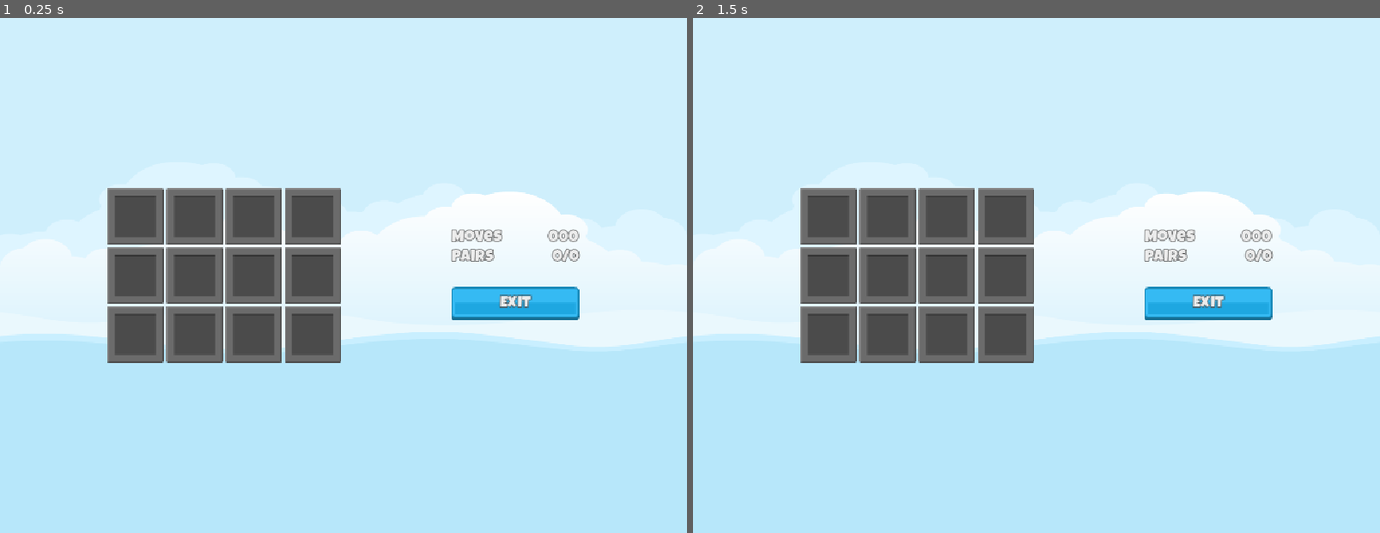
Above: before the commit, frames 1-2 (left to right).
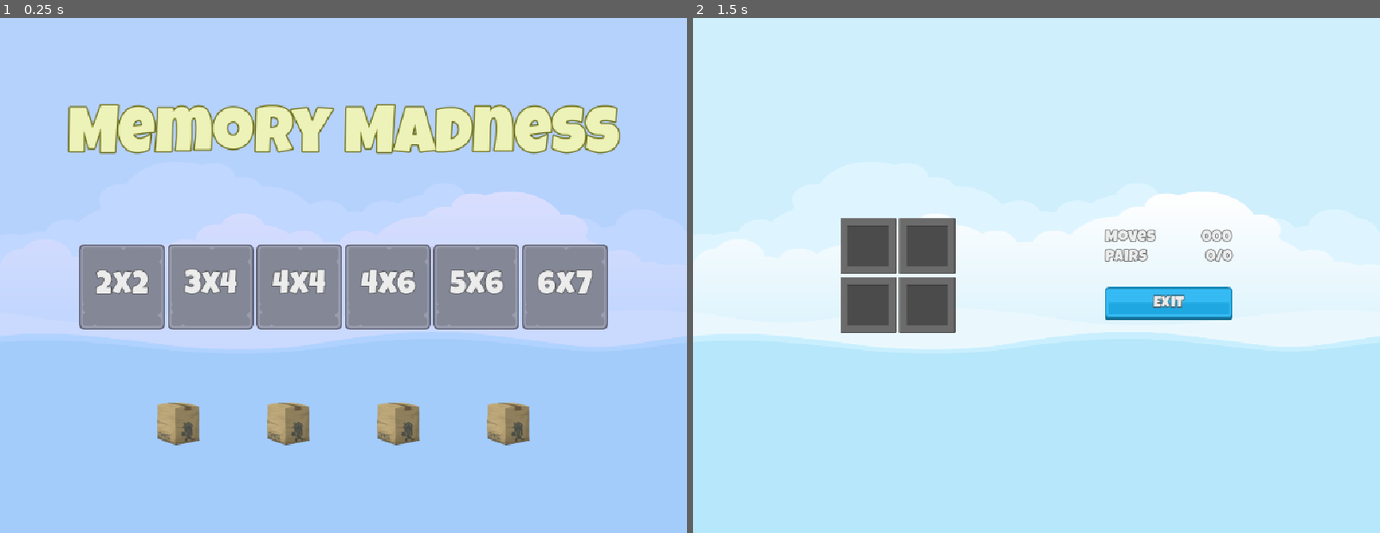
Above: after the commit, the same moments.

Repository: TaylorHobbs11/Godot_Practice
Game: Godot game, scene res://Scenes/Master/master.tscn
The game is run twice, just before and just after one commit, with the same random seed, the same clock (stepped at 60 frames per second) and the same inputs.
Inputs (mouse positions are in pixels of both pictures, inside the frame that each line leads up to):
- Up to frame 1 (0.25 s): no input
- Up to frame 2 (1.5 s): click (830, 218) at 0.52 s; click (816, 285) at 1.25 s, where only the run after the commit has a clickable "2x2"

The runs differ from the first frame. In frame 1, 99% of the frame differs, in the area x 0-100%, y 0-100%; in frame 2, 11%.

Commit message:
added the ability to switch from main scene to game scene and vice versa

Diff:
--- /dev/null
+++ b/memory-madness/Classes/LevelSettings.gd
@@ -0,0 +1,13 @@
+class_name LevelSetting extends Resource
+
+@export var rows: int = 2
+@export var columns: int = 2
+
+var total_tiles: int:
+	get: return rows * columns
+
+var target_pairs: int:
+	get: return total_tiles / 2
+
+func _to_string() -> String:
+	return "%dx%d" % [rows, columns]
--- a/memory-madness/Globals/SignalHub.gd
+++ b/memory-madness/Globals/SignalHub.gd
@@ -1,11 +1,10 @@
 extends Node
 
+signal on_level_selected(level_setting: LevelSetting)
+signal on_game_exit_pressed
 
-# Called when the node enters the scene tree for the first time.
-func _ready() -> void:
-	pass # Replace with function body.
+func emit_on_level_selected(level_setting: LevelSetting) -> void:
+	on_level_selected.emit(level_setting)
 
-
-# Called every frame. 'delta' is the elapsed time since the previous frame.
-func _process(delta: float) -> void:
-	pass
+func emit_on_game_exit_pressed() -> void:
+	on_game_exit_pressed.emit()
--- /dev/null
+++ b/memory-madness/Scenes/Game/game.gd
@@ -0,0 +1,22 @@
+extends Control
+
+const MEMORY_TILE = preload("res://Scenes/memory_tile.tscn")
+@onready var grid_container: GridContainer = $HBoxContainer/GridContainer
+
+# Called when the node enters the scene tree for the first time.
+func _ready() -> void:
+	SignalHub.on_level_selected.connect(on_level_selected)
+
+
+
+func on_level_selected(level_setting: LevelSetting) -> void:
+	grid_container.columns = level_setting.columns
+	for i in range(level_setting.total_tiles):
+		var mt: MemoryTile = MEMORY_TILE.instantiate()
+		grid_container.add_child(mt)
+
+
+func _on_exit_button_pressed() -> void:
+	for tile in grid_container.get_children():
+		tile.queue_free()
+		SignalHub.emit_on_game_exit_pressed()
--- a/memory-madness/Scenes/Game/game.tscn
+++ b/memory-madness/Scenes/Game/game.tscn
@@ -1,6 +1,6 @@
 [gd_scene format=3 uid="uid://bwliesedvreqm"]
 
-[ext_resource type="PackedScene" uid="uid://cff6b5tvehowi" path="res://Scenes/memory_tile.tscn" id="1_ciybh"]
+[ext_resource type="Script" uid="uid://cxcqq1fjksdwy" path="res://Scenes/Game/game.gd" id="1_flgk0"]
 [ext_resource type="LabelSettings" uid="uid://bnrivf73l5gum" path="res://Resources/LabelWhite24.tres" id="2_flgk0"]
 [ext_resource type="Texture2D" uid="uid://c5sg10ux4bnqk" path="res://Assets/ui/blue_button00.png" id="3_vifcx"]
 [ext_resource type="Texture2D" uid="uid://x2c11ohulhnx" path="res://Assets/ui/green_button00.png" id="4_xfil1"]
@@ -13,6 +13,7 @@
 anchor_bottom = 1.0
 grow_horizontal = 2
 grow_vertical = 2
+script = ExtResource("1_flgk0")
 
 [node name="HBoxContainer" type="HBoxContainer" parent="." unique_id=94724542]
 layout_mode = 1
@@ -30,42 +31,6 @@
 layout_mode = 2
 size_flags_vertical = 4
 columns = 4
-
-[node name="MemoryTile" parent="HBoxContainer/GridContainer" unique_id=1250406833 instance=ExtResource("1_ciybh")]
-layout_mode = 2
-
-[node name="MemoryTile2" parent="HBoxContainer/GridContainer" unique_id=1958407276 instance=ExtResource("1_ciybh")]
-layout_mode = 2
-
-[node name="MemoryTile3" parent="HBoxContainer/GridContainer" unique_id=1460411754 instance=ExtResource("1_ciybh")]
-layout_mode = 2
-
-[node name="MemoryTile4" parent="HBoxContainer/GridContainer" unique_id=626409072 instance=ExtResource("1_ciybh")]
-layout_mode = 2
-
-[node name="MemoryTile5" parent="HBoxContainer/GridContainer" unique_id=2073645580 instance=ExtResource("1_ciybh")]
-layout_mode = 2
-
-[node name="MemoryTile6" parent="HBoxContainer/GridContainer" unique_id=1757414247 instance=ExtResource("1_ciybh")]
-layout_mode = 2
-
-[node name="MemoryTile7" parent="HBoxContainer/GridContainer" unique_id=979684904 instance=ExtResource("1_ciybh")]
-layout_mode = 2
-
-[node name="MemoryTile8" parent="HBoxContainer/GridContainer" unique_id=659539106 instance=ExtResource("1_ciybh")]
-layout_mode = 2
-
-[node name="MemoryTile9" parent="HBoxContainer/GridContainer" unique_id=2119622354 instance=ExtResource("1_ciybh")]
-layout_mode = 2
-
-[node name="MemoryTile10" parent="HBoxContainer/GridContainer" unique_id=2097842028 instance=ExtResource("1_ciybh")]
-layout_mode = 2
-
-[node name="MemoryTile11" parent="HBoxContainer/GridContainer" unique_id=1211255548 instance=ExtResource("1_ciybh")]
-layout_mode = 2
-
-[node name="MemoryTile12" parent="HBoxContainer/GridContainer" unique_id=1853432420 instance=ExtResource("1_ciybh")]
-layout_mode = 2
 
 [node name="Spacer3" type="Control" parent="HBoxContainer" unique_id=594280660]
 layout_mode = 2
@@ -141,3 +106,5 @@
 [node name="Spacer" type="Control" parent="HBoxContainer" unique_id=389850061]
 layout_mode = 2
 size_flags_horizontal = 3
+
+[connection signal="pressed" from="HBoxContainer/VBoxContainer/ExitButton" to="." method="_on_exit_button_pressed"]
--- /dev/null
+++ b/memory-madness/Scenes/LevelButton/level_button.gd
@@ -0,0 +1,12 @@
+extends TextureButton
+
+@export var level_setting: LevelSetting
+@onready var label: Label = $Label
+
+# Called when the node enters the scene tree for the first time.
+func _ready() -> void:
+	label.text = str(level_setting)
+
+
+func _on_pressed() -> void:
+	SignalHub.emit_on_level_selected(level_setting)
--- a/memory-madness/Scenes/LevelButton/level_button.tscn
+++ b/memory-madness/Scenes/LevelButton/level_button.tscn
@@ -4,6 +4,12 @@
 [ext_resource type="Texture2D" uid="uid://dwn6en4bjafyy" path="res://Assets/ui/level_select_frame_select_128.png" id="2_2b86x"]
 [ext_resource type="Texture2D" uid="uid://b58uokiq7psud" path="res://Assets/ui/level_select_frame_hover_128.png" id="3_6j25p"]
 [ext_resource type="LabelSettings" uid="uid://dw6fl0tt0fhbi" path="res://Resources/LabelWhite48.tres" id="4_2b86x"]
+[ext_resource type="Script" uid="uid://iv3nmae04n7x" path="res://Scenes/LevelButton/level_button.gd" id="4_6j25p"]
+[ext_resource type="Script" uid="uid://cto78pqlvrw73" path="res://Classes/LevelSettings.gd" id="5_f7y0e"]
+
+[sub_resource type="Resource" id="Resource_f7y0e"]
+script = ExtResource("5_f7y0e")
+metadata/_custom_type_script = "uid://cto78pqlvrw73"
 
 [node name="LevelButton" type="TextureButton" unique_id=1215138606]
 offset_right = 128.0
@@ -11,6 +17,8 @@
 texture_normal = ExtResource("1_6ttex")
 texture_pressed = ExtResource("2_2b86x")
 texture_hover = ExtResource("3_6j25p")
+script = ExtResource("4_6j25p")
+level_setting = SubResource("Resource_f7y0e")
 
 [node name="Label" type="Label" parent="." unique_id=147551861]
 layout_mode = 1
@@ -29,3 +37,5 @@
 label_settings = ExtResource("4_2b86x")
 horizontal_alignment = 1
 vertical_alignment = 1
+
+[connection signal="pressed" from="." to="." method="_on_pressed"]
--- a/memory-madness/Scenes/Main/main.tscn
+++ b/memory-madness/Scenes/Main/main.tscn
@@ -2,7 +2,38 @@
 
 [ext_resource type="LabelSettings" uid="uid://dvlx4inrt4yb3" path="res://Resources/TitleLabel72.tres" id="1_qw60k"]
 [ext_resource type="PackedScene" uid="uid://bp86ip7uq3a63" path="res://Scenes/LevelButton/level_button.tscn" id="2_5yls4"]
+[ext_resource type="Script" uid="uid://cto78pqlvrw73" path="res://Classes/LevelSettings.gd" id="3_5yls4"]
 [ext_resource type="PackedScene" uid="uid://dmdfyu0ukjk2a" path="res://Scenes/front_sprite.tscn" id="3_p6jpk"]
+
+[sub_resource type="Resource" id="Resource_p6jpk"]
+script = ExtResource("3_5yls4")
+rows = 3
+columns = 4
+metadata/_custom_type_script = "uid://cto78pqlvrw73"
+
+[sub_resource type="Resource" id="Resource_2a143"]
+script = ExtResource("3_5yls4")
+rows = 4
+columns = 4
+metadata/_custom_type_script = "uid://cto78pqlvrw73"
+
+[sub_resource type="Resource" id="Resource_xlvfx"]
+script = ExtResource("3_5yls4")
+rows = 4
+columns = 6
+metadata/_custom_type_script = "uid://cto78pqlvrw73"
+
+[sub_resource type="Resource" id="Resource_y3v7k"]
+script = ExtResource("3_5yls4")
+rows = 5
+columns = 6
+metadata/_custom_type_script = "uid://cto78pqlvrw73"
+
+[sub_resource type="Resource" id="Resource_hryqi"]
+script = ExtResource("3_5yls4")
+rows = 6
+columns = 7
+metadata/_custom_type_script = "uid://cto78pqlvrw73"
 
 [node name="Main" type="Control" unique_id=2064875682]
 layout_mode = 3
@@ -52,18 +83,23 @@
 
 [node name="LevelButton2" parent="VBoxContainer/HBoxContainerLevelButtons" unique_id=117778135 instance=ExtResource("2_5yls4")]
 layout_mode = 2
+level_setting = SubResource("Resource_p6jpk")
 
 [node name="LevelButton3" parent="VBoxContainer/HBoxContainerLevelButtons" unique_id=182852864 instance=ExtResource("2_5yls4")]
 layout_mode = 2
+level_setting = SubResource("Resource_2a143")
 
 [node name="LevelButton4" parent="VBoxContainer/HBoxContainerLevelButtons" unique_id=1292091178 instance=ExtResource("2_5yls4")]
 layout_mode = 2
+level_setting = SubResource("Resource_xlvfx")
 
 [node name="LevelButton5" parent="VBoxContainer/HBoxContainerLevelButtons" unique_id=82354033 instance=ExtResource("2_5yls4")]
 layout_mode = 2
+level_setting = SubResource("Resource_y3v7k")
 
 [node name="LevelButton6" parent="VBoxContainer/HBoxContainerLevelButtons" unique_id=388597012 instance=ExtResource("2_5yls4")]
 layout_mode = 2
+level_setting = SubResource("Resource_hryqi")
 
 [node name="HBoxContainerFrontSprites" type="HBoxContainer" parent="VBoxContainer" unique_id=1061111242]
 layout_mode = 2
--- /dev/null
+++ b/memory-madness/Scenes/Master/master.gd
@@ -0,0 +1,19 @@
+extends Control
+
+@onready var main: Control = $Main
+@onready var game: Control = $Game
+
+
+func _ready() -> void:
+	SignalHub.on_level_selected.connect(on_level_selected)
+	SignalHub.on_game_exit_pressed.connect(on_exit_selected)
+
+func show_game(checker: bool) -> void:
+	main.visible = !checker
+	game.visible = checker
+
+func on_level_selected(level_setting: LevelSetting) -> void:
+	show_game(true)
+
+func on_exit_selected() -> void:
+	show_game(false)
--- a/memory-madness/Scenes/Master/master.tscn
+++ b/memory-madness/Scenes/Master/master.tscn
@@ -1,6 +1,7 @@
 [gd_scene format=3 uid="uid://dtphlit87s0av"]
 
 [ext_resource type="Texture2D" uid="uid://bwqn55ww4rkf2" path="res://Assets/images/backgroundEmpty.png" id="1_a4gx0"]
+[ext_resource type="Script" uid="uid://brieatah5lbeh" path="res://Scenes/Master/master.gd" id="1_f3hoe"]
 [ext_resource type="PackedScene" uid="uid://bs1x6v1m5k1vs" path="res://Scenes/Main/main.tscn" id="2_vq23j"]
 [ext_resource type="PackedScene" uid="uid://bwliesedvreqm" path="res://Scenes/Game/game.tscn" id="3_vq23j"]
 
@@ -11,6 +12,7 @@
 anchor_bottom = 1.0
 grow_horizontal = 2
 grow_vertical = 2
+script = ExtResource("1_f3hoe")
 
 [node name="TextureRect" type="TextureRect" parent="." unique_id=1666404195]
 layout_mode = 1
--- /dev/null
+++ b/memory-madness/Scenes/memory_tile.gd
@@ -0,0 +1 @@
+class_name MemoryTile extends TextureButton
--- a/memory-madness/Scenes/memory_tile.tscn
+++ b/memory-madness/Scenes/memory_tile.tscn
@@ -1,8 +1,10 @@
 [gd_scene format=3 uid="uid://cff6b5tvehowi"]
 
 [ext_resource type="Texture2D" uid="uid://cgmc5478pq2ut" path="res://Assets/frames/hidden_frame_blank.png" id="1_i515n"]
+[ext_resource type="Script" uid="uid://dwo5yi4djkwwh" path="res://Scenes/memory_tile.gd" id="2_4iinf"]
 
 [node name="MemoryTile" type="TextureButton" unique_id=1250406833]
 offset_right = 40.0
 offset_bottom = 40.0
 texture_normal = ExtResource("1_i515n")
+script = ExtResource("2_4iinf")
Not shown, added: memory-madness/Classes/LevelSettings.gd.uid
Not shown, added: memory-madness/Scenes/Game/game.gd.uid
Not shown, added: memory-madness/Scenes/LevelButton/level_button.gd.uid
Not shown, added: memory-madness/Scenes/Master/master.gd.uid
Not shown: 1 places in memory-madness/Scenes/Master/master.tscn that only renumber resources
Not shown, added: memory-madness/Scenes/memory_tile.gd.uid
